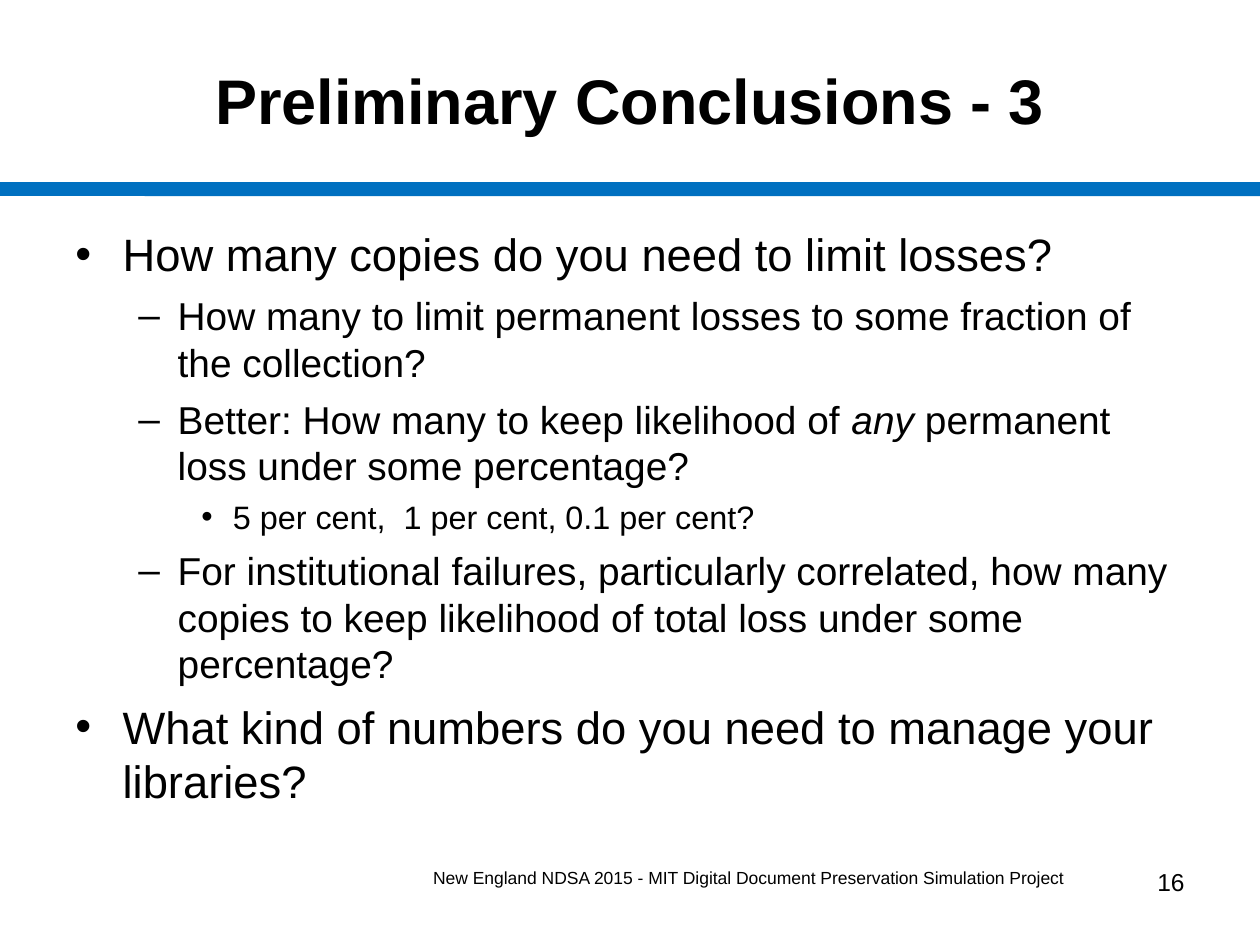
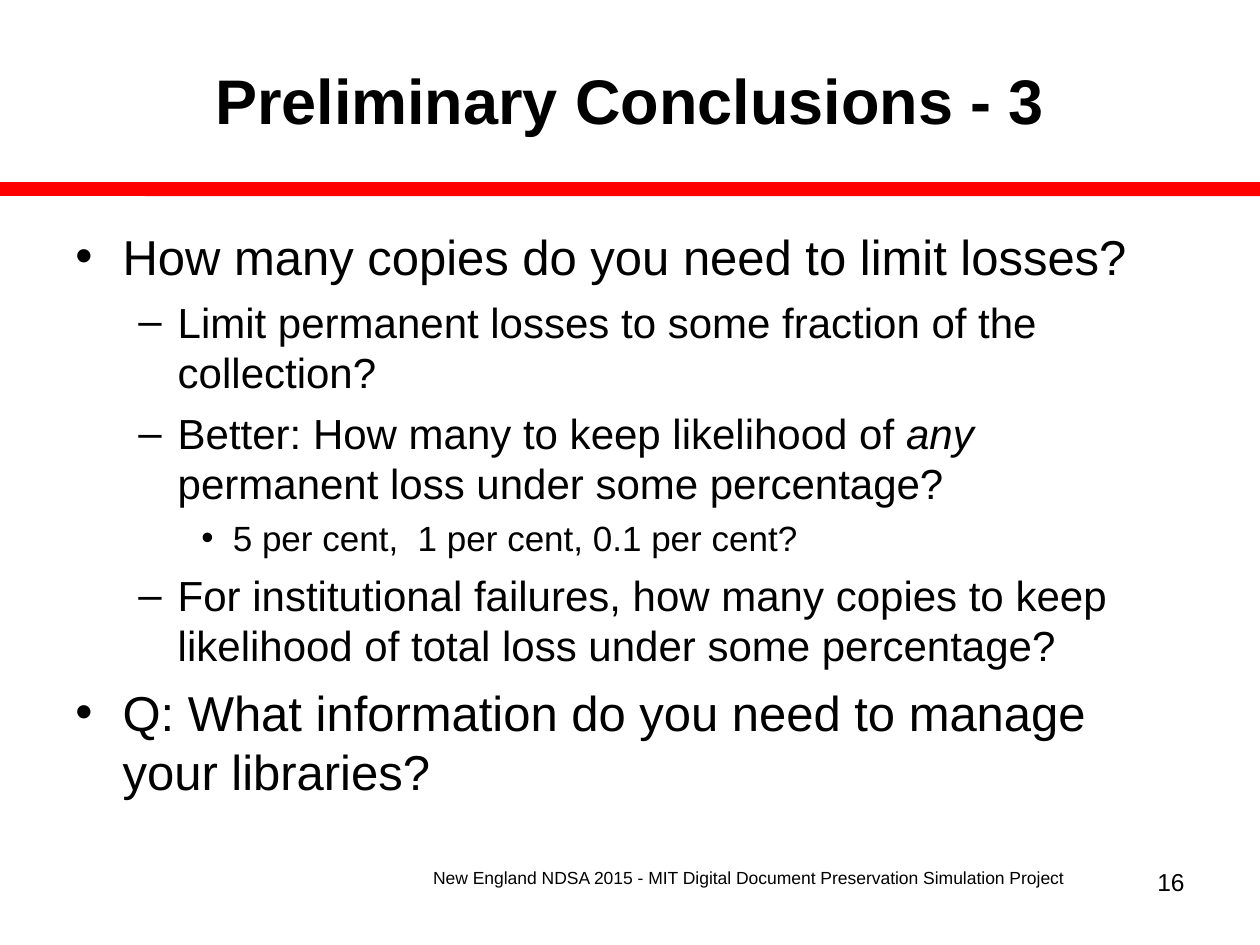
Before and after one commit to MIT-Informatics/PreservationSimulation, a slide deck: slide 16 of shelf/docs/Slides_NewEnglandNDSA.ppt. Drawn at 1260x945 pixels with LibreOffice and Linux fonts; fonts in the diff are those of the drawing. Boxes give left, top, right and bottom in pixels: in the first picture for what was removed or moved away, otherwise in the second. Text is boxed around its words. In the diff, an @@ line names an element or a change of style, - is before the commit and + after.

```diff
--- a/shelf/docs/Slides_NewEnglandNDSA.ppt
+++ b/shelf/docs/Slides_NewEnglandNDSA.ppt
@@ line (0, 189) - (1260, 189): stroke #0070C0 7.99 pt to #FF0000 7.99 pt @@
@@ text at (123,239,1126,558): size 25.9 to 28 pt in "How many copies do you need to ..."; size 22.2 to 24 pt in "Better: How many to keep likelihood of ..."; size 18.5 to 20 pt in "5 per cent, 1 per cent, 0.1 ..." @@
@@ text at (178,307,1036,389): text changed; size 22.2 to 24 pt @@
-  – How many to limit permanent losses to some fraction of the collection?
+  – Limit permanent losses to some fraction of the collection?
@@ text at (123,580,1107,800): text changed; size 22.2 to 24 pt @@
-  – For institutional failures, particularly correlated, how many copies to keep likelihood of total loss under some percentage?
-• What kind of numbers do you need to manage your libraries?
+  – For institutional failures, how many copies to keep likelihood of total loss under some percentage?
+• Q: What information do you need to manage your libraries?
```
Also in this commit, not shown: 16 other slides changed, 1 other file.
